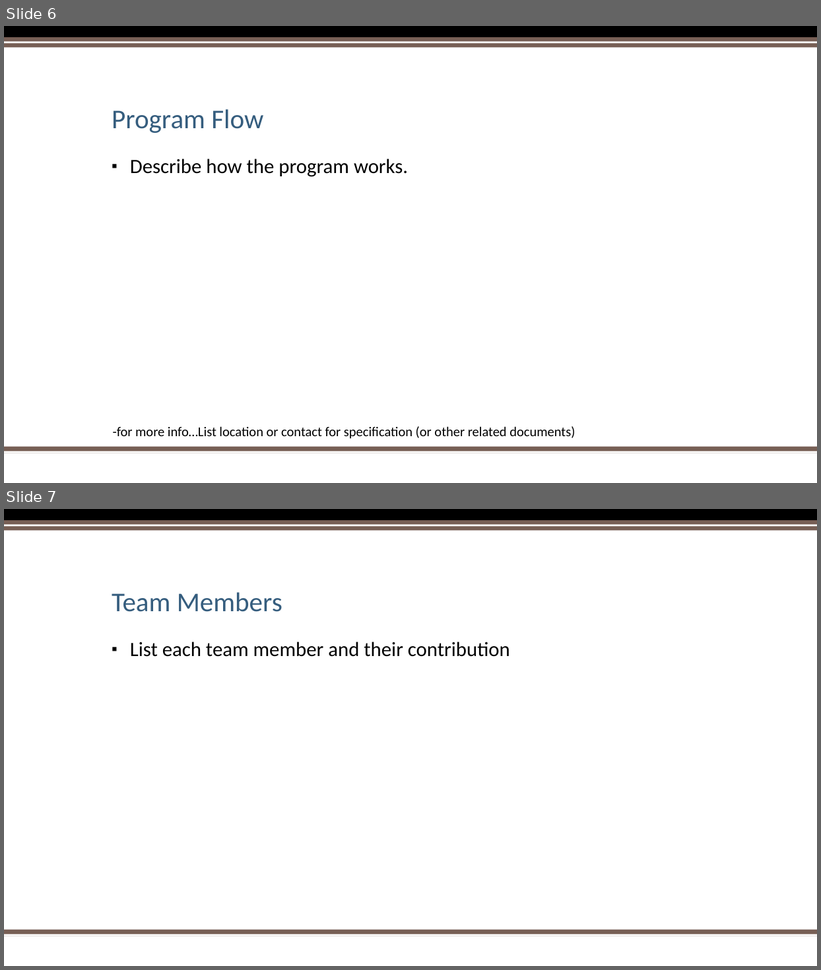
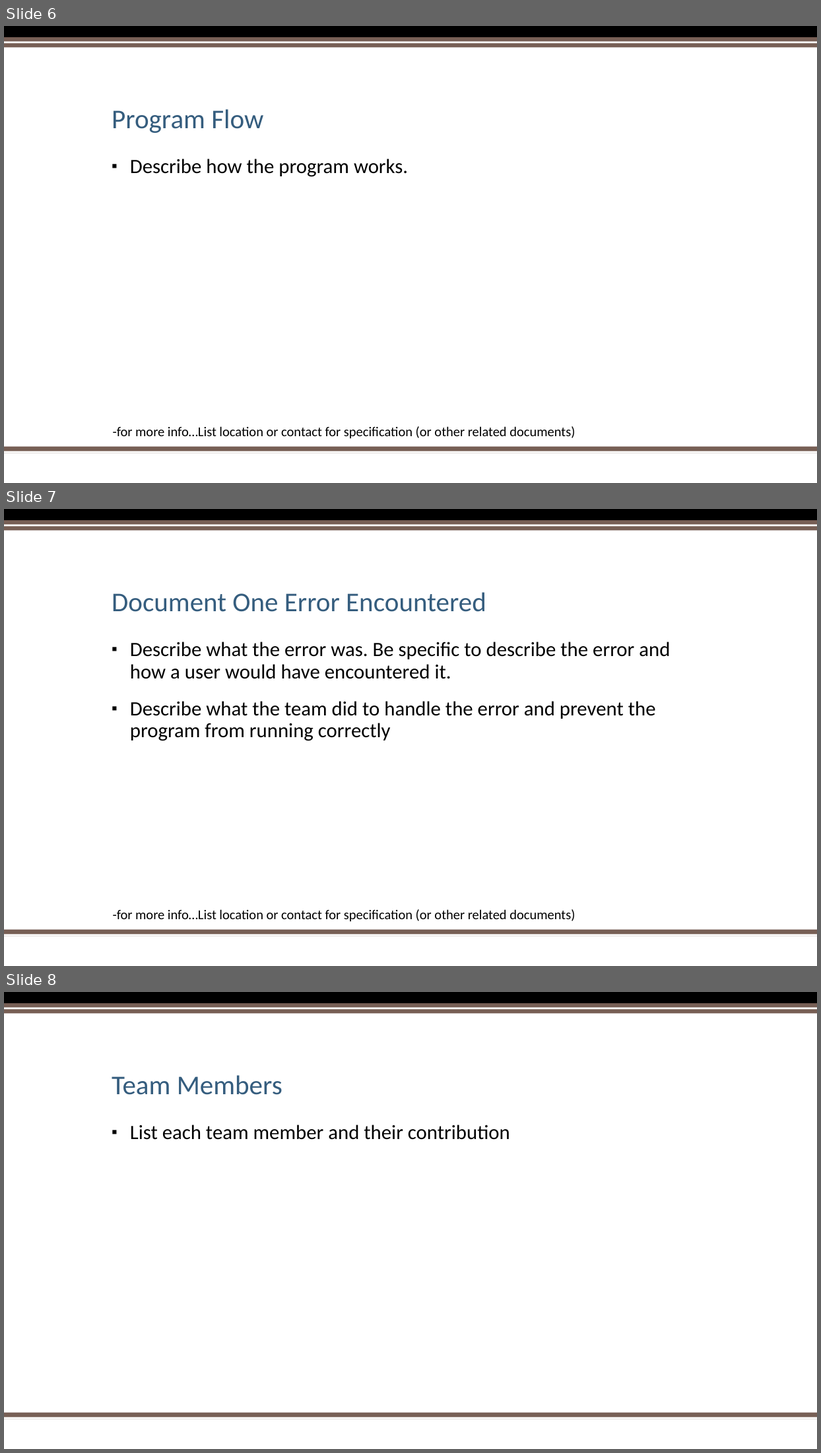
Before and after one commit to Jlee60/group_project, a slide deck: Getting_started/downloads/Group Project Presentation Template.pptx. Shown one above the other, each under a label of ours: slides 6 and 7 before the commit, slides 6, 7 and 8 after it. The pictures are 821x970 and 821x1453 pixels, drawn with LibreOffice and Linux fonts; fonts in the diff are those of the drawing; background and template pictures are left out. Boxes give left, top, right and bottom in pixels: in the first picture for what was removed or moved away, otherwise in the second. Text is boxed around its words. In the diff, an @@ line names an element or a change of style, - is before the commit and + after.

Commit message:
Add files via upload
corrected slide

```diff
--- a/Getting_started/downloads/Group Project Presentation Template.pptx
+++ b/Getting_started/downloads/Group Project Presentation Template.pptx
@@ slide 7 added at [4, 509, 817, 966], background #FFFFFF; not listed: 5 template elements that a slide beside it also shows @@
@@ title added at [112, 592, 486, 612], 32 pt, text #355D7E @@
+Document One Error Encountered
@@ text added at [130, 642, 670, 741], 24 pt, text #000000 @@
+▪ Describe what the error was. Be specific to describe the error and how a user would have encountered it.
+▪ Describe what the team did to handle the error and prevent the program from running correctly
@@ text added at [113, 910, 575, 922], 16 pt, text #000000 @@
+-for more info…List location or contact for specification (or other related documents)
@@ what was slide 7 is now slide 8 @@
```
